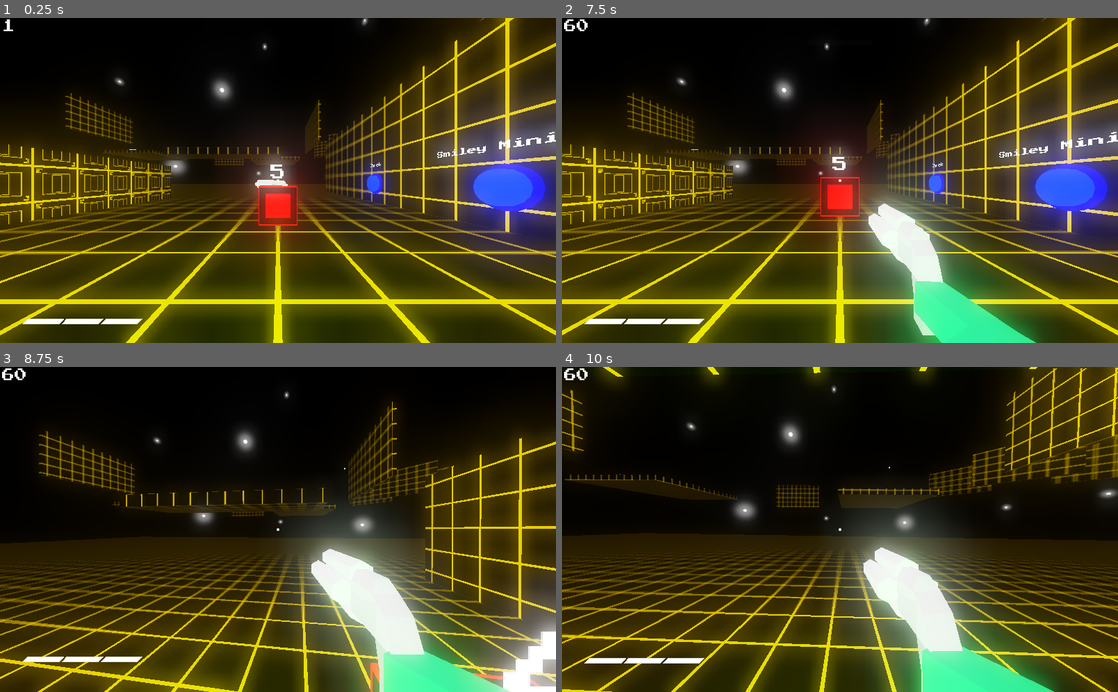
Above: before the commit, frames 1-4 (two rows, left to right).
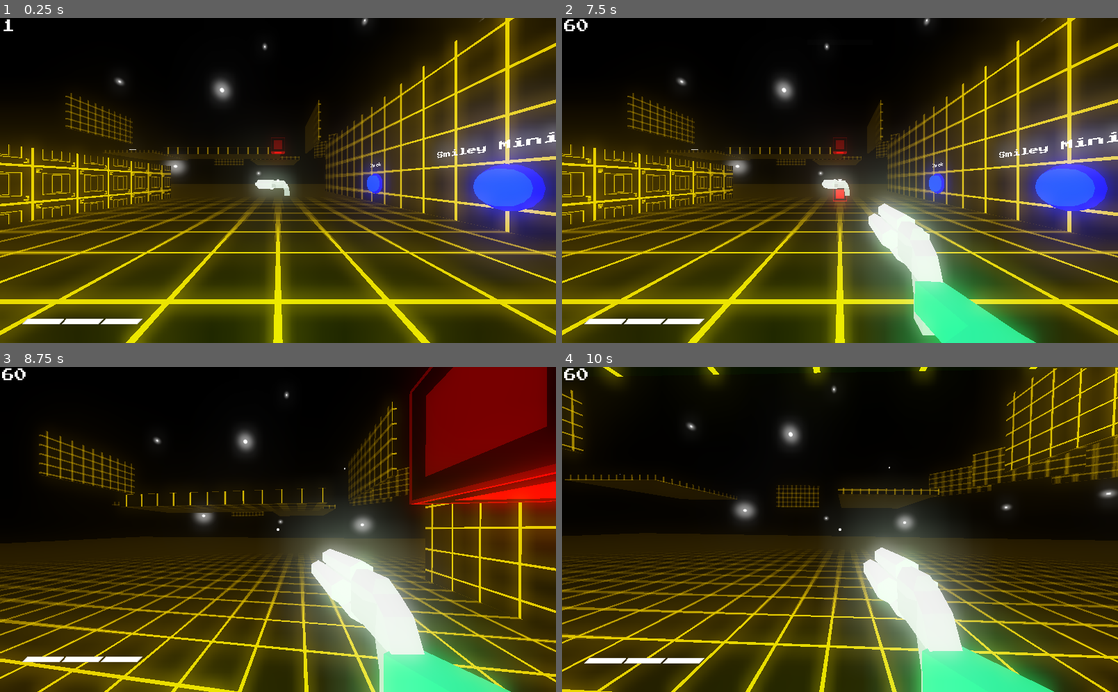
Above: after the commit, the same moments.

Repository: omthegg/WillYouHuman
Game: Godot game, scene res://source/maps/TestMap.tscn
Same seed, same stepped clock (60 frames per second), same inputs: the game is played once before the commit and once after it. This scene is started directly instead of the project's main scene. The engine's default icon, where the game draws it, is replaced by a stand-in: a white triangle on a blue panel in a dark square. Sound files missing from this copy of the repository are replaced by a short silence.
Inputs (mouse positions are in pixels of both pictures, inside the frame that each line leads up to):
- Up to frame 1 (0.25 s): no input
- Up to frame 2 (7.5 s): tap Enter at 0.5 s; move the mouse to (867, 180) at 0.52 s; hold W (move_forward) 0.53-5.78 s; tap 1 (1) at 0.6, 5.3, 5.85 s; tap Space (jump) at 0.77, 1.52, 3.02, 3.77, 4.52, 5.75, 6.02, 6.77 s; tap 2 (2) at 0.8, 1.35, 6.05, 6.6 s; move the mouse to (812, 180) at 1.27 s; tap 3 (3) at 1.55, 2.1, 6.8 s; move the mouse to (851, 174) at 2.02 s; tap 4 (4) at 2.3, 2.85 s; move the mouse to (834, 187) at 2.77 s; tap 5 (5) at 3.05, 3.6 s; move the mouse to (878, 183) at 3.52 s; hold F (f) 3.53-4.28 s; move the mouse to (795, 177) at 4.27 s; tap F (f) at 4.35 s; tap G (g) at 4.55 s; move the mouse to (845, 180) at 5.02 s; hold G (g) 5.03-5.78 s; move the mouse to (817, 174) at 5.77 s; hold D (move_right) 5.78-6.53 s; move the mouse to (867, 180) at 6.52 s; hold W (move_forward) 6.53-7.25 s; click "Respawn" at 7.25 s
- Up to frame 3 (8.75 s): move the mouse to (250, 529) at 8.02 s; hold W (move_forward) from 8.03 s (still down); tap 3 (3) at 8.1 s; tap Space (jump) at 8.27 s; tap 4 (4) at 8.3 s
- Up to frame 4 (10 s): move the mouse to (851, 523) at 8.77 s; tap 4 (4) at 8.85 s; tap 5 (5) at 9.05, 9.6 s; move the mouse to (834, 536) at 9.52 s; release W (move_forward) at 9.53 s; hold A (move_left) from 9.53 s (still down); tap Space (jump) at 9.77 s; tap F (f) at 9.8 s

The runs differ from the first frame. In frame 1, 2.6% of the frame differs, in the area x 43-57%, y 36-69%; in frame 2, 2.2%; in frame 3, 16%, in the area x 65-100%, y 0-100%; in frame 4, nothing differs.

Commit message:
BombSpawner progress
it can now spawn bombs

Diff:
--- /dev/null
+++ b/source/BombSpawner/BombSpawner.gd
@@ -0,0 +1,24 @@
+extends StaticBody
+
+export var spawner_timer:int = 5.0
+export var bomb_timer:int = 5.0
+
+onready var timer = $Timer
+onready var mesh_instance = $MeshInstance
+
+func _ready():
+	if !Global.editing_level:
+		$CollisionShape.disabled = true
+		timer.start(spawner_timer)
+
+
+func _physics_process(_delta):
+	mesh_instance.get_surface_material(0).set_shader_param("progress", timer.time_left / spawner_timer)
+
+
+func _on_Timer_timeout():
+	var bomb_instance = Global.bomb.instance()
+	get_tree().get_root().add_child(bomb_instance)
+	bomb_instance.time = bomb_timer
+	bomb_instance.global_transform.origin = global_transform.origin
+	timer.start(spawner_timer)
--- a/source/BombSpawner/BombSpawner.tscn
+++ b/source/BombSpawner/BombSpawner.tscn
@@ -1,6 +1,7 @@
-[gd_scene load_steps=6 format=2]
+[gd_scene load_steps=5 format=2]
 
-[ext_resource path="res://assets/images/custom/bomb/bomb.png" type="Texture" id=1]
+[ext_resource path="res://source/BombSpawner/BombSpawnerShader.tres" type="Material" id=1]
+[ext_resource path="res://source/BombSpawner/BombSpawner.gd" type="Script" id=2]
 
 [sub_resource type="BoxShape" id=1]
 extents = Vector3( 0.75, 0.75, 0.75 )
@@ -8,57 +9,17 @@
 [sub_resource type="CubeMesh" id=2]
 size = Vector3( 1.5, 1.5, 1.5 )
 
-[sub_resource type="Shader" id=3]
-code = "shader_type spatial;
-
-render_mode unshaded;
-
-uniform float progress = 0.5;
-uniform sampler2D image : hint_albedo;
-uniform vec3 uv1_scale;
-uniform vec3 uv1_offset;
-
-
-void vertex() {
-	UV=UV*uv1_scale.xy+uv1_offset.xy;
-}
-
-
-void fragment()
-{
-	vec4 color_multiplication = vec4(1.0, 1.0, 1.0, 1.0);
-
-	if (UV.y > 1.0 && NORMAL.y > 0.0 && progress <= 1.0)
-	{
-		color_multiplication = vec4(0.05, 0.05, 0.05, 1.0);
-	}
-	else if (UV.y < progress)
-	{
-		color_multiplication = vec4(0.05, 0.05, 0.05, 1.0);
-	}
-
-	if (progress <= 0.0)
-	{
-		color_multiplication = vec4(1.0, 1.0, 1.0, 1.0);
-	}
-
-	vec4 albedo_tex = texture(image, UV);
-	ALBEDO = albedo_tex.rgb * vec4(1.0, 0.0, 0.0, 1.0).rgb * color_multiplication.rgb;
-}
-"
-
-[sub_resource type="ShaderMaterial" id=4]
-shader = SubResource( 3 )
-shader_param/progress = 0.5
-shader_param/uv1_scale = Vector3( 3, 2, 2 )
-shader_param/uv1_offset = null
-shader_param/image = ExtResource( 1 )
-
 [node name="BombSpawner" type="StaticBody"]
+script = ExtResource( 2 )
 
 [node name="CollisionShape" type="CollisionShape" parent="."]
 shape = SubResource( 1 )
 
 [node name="MeshInstance" type="MeshInstance" parent="."]
 mesh = SubResource( 2 )
-material/0 = SubResource( 4 )
+material/0 = ExtResource( 1 )
+
+[node name="Timer" type="Timer" parent="."]
+one_shot = true
+
+[connection signal="timeout" from="Timer" to="." method="_on_Timer_timeout"]
--- /dev/null
+++ b/source/BombSpawner/BombSpawnerShader.tres
@@ -0,0 +1,54 @@
+[gd_resource type="ShaderMaterial" load_steps=3 format=2]
+
+[ext_resource path="res://assets/images/custom/bomb/bomb.png" type="Texture" id=1]
+
+[sub_resource type="Shader" id=3]
+code = "shader_type spatial;
+
+render_mode unshaded;
+
+uniform float progress = 0.5;
+uniform sampler2D image : hint_albedo;
+uniform vec3 uv1_scale;
+uniform vec3 uv1_offset;
+
+
+void vertex() {
+	UV=UV*uv1_scale.xy+uv1_offset.xy;
+}
+
+
+void fragment()
+{
+	vec4 color_multiplication = vec4(1.0, 1.0, 1.0, 1.0);
+
+	if (UV.y > 1.0 && NORMAL.y > 0.0 && progress <= 1.0)
+	{
+		color_multiplication = vec4(0.05, 0.05, 0.05, 1.0);
+	}
+	//else if (NORMAL.x < 0.0)
+	//{
+	//	color_multiplication = vec4(0.05, 0.05, 0.05, 1.0);
+	//}
+	else if (UV.y < progress)
+	{
+		color_multiplication = vec4(0.05, 0.05, 0.05, 1.0);
+	}
+
+	if (progress <= 0.0)
+	{
+		color_multiplication = vec4(1.0, 1.0, 1.0, 1.0);
+	}
+
+	vec4 albedo_tex = texture(image, UV);
+	ALBEDO = albedo_tex.rgb * vec4(1.0, 0.0, 0.0, 1.0).rgb * color_multiplication.rgb;
+}
+"
+
+[resource]
+resource_local_to_scene = true
+shader = SubResource( 3 )
+shader_param/progress = 0.5
+shader_param/uv1_scale = Vector3( 3, 2, 2 )
+shader_param/uv1_offset = null
+shader_param/image = ExtResource( 1 )
--- a/source/autoloads/global.gd
+++ b/source/autoloads/global.gd
@@ -16,6 +16,7 @@
 var nailgun_projectile = preload("res://source/NailgunProjectile/NailgunProjectile.tscn")
 var entity_spawner = preload("res://source/EntitySpawner/EntitySpawner.tscn")
 var polygon3d = preload("res://source/Polygon3D/Polygon3D.tscn")
+var bomb = preload("res://source/bomb/Bomb.tscn")
 
 
 var environments = [
--- a/source/maps/TestMap.tscn
+++ b/source/maps/TestMap.tscn
@@ -22,7 +22,7 @@
 [ext_resource path="res://source/WeaponPickup/WeaponPickup.tscn" type="PackedScene" id=20]
 [ext_resource path="res://source/SquidRepresentation/SquidRepresentation.tscn" type="PackedScene" id=21]
 [ext_resource path="res://textures/floor1.tres" type="Material" id=22]
-[ext_resource path="res://source/bomb/Bomb.tscn" type="PackedScene" id=23]
+[ext_resource path="res://source/BombSpawner/BombSpawner.tscn" type="PackedScene" id=23]
 
 [sub_resource type="NavigationMesh" id=9]
 vertices = PoolVector3Array( -91.55, 1.40408, -99.65, -101.3, 1.40408, -99.65, -101.3, 1.40408, -88.9, -81.55, 1.40408, …(17351 unchanged characters)…
@@ -498,7 +498,7 @@
 [node name="WeaponPickup5" parent="." instance=ExtResource( 20 )]
 transform = Transform( 1, 0, 0, 0, 1, 0, 0, 0, 1, 0, 1, 0 )
 
-[node name="Bomb" parent="." instance=ExtResource( 23 )]
-transform = Transform( 1, 0, 0, 0, 1, 0, 0, 0, 1, 0, 3, 0 )
+[node name="BombSpawner" parent="." instance=ExtResource( 23 )]
+transform = Transform( 1, 0, 0, 0, 1, 0, 0, 0, 1, 0, 7, -11 )
 
 [editable path="SimpleMovingSpatial"]
